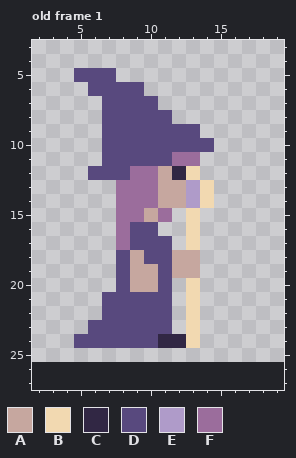
Two states of a pixel-art file, assets/images/scratch/wizard.aseprite. This is how it looked before the edit.
20x26 pixels, 1 frame. Shown: old frame 1: x 2..19, y 3..27. The old version is drawn lined up with the new one, on the new canvas. The commit also changed other frames, which this record leaves out.
Palette (. is transparent): A #c6a79f  B #f2d9b1  C #312744  D #58497e  E #af9bc9  F #9b6d9c
Pixels before, old frame 1, first column x 5:
 5 DDD.......
 6 .DDDD.....
 7 ..DDDD....
 8 ..DDDDD...
 9 ..DDDDDDD.
10 ..DDDDDDDD
11 ..DDDDDFF.
12 .DDDFFACB.
13 ...FFFAAEB
14 ...FFFAAEB
15 ...FFAF.B.
16 ...FDD..B.
17 ...FDDD.B.
18 ...DADDAA.
19 ...DAADAA.
20 ...DAAD.B.
21 ..DDDDD.B.
22 ..DDDDD.B.
23 .DDDDDD.B.
24 DDDDDDCCB.
After the commit:
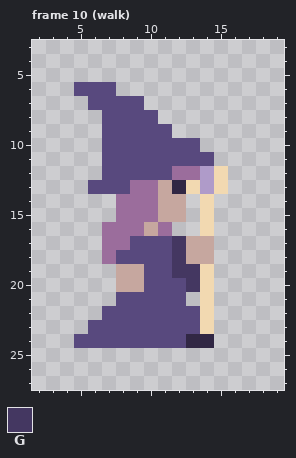
Colours new in this view: G #443761
A new or re-ordered frame is compared with the old frame closest to it.
Changes in this commit:
canvas 20x26 -> 22x28
frames 1 -> 25
Frame 10 (walk) is new; against old frame 1:
y 5: x 5..7 DDD -> ...
y 6: x 5 . -> D; x 8..9 DD -> ..
y 7: x 6 . -> D; x 10 D -> .
y 8: x 11 D -> .
y 9: x 12..13 DD -> ..
y 10: x 14 D -> .
y 11: x 12..14 FF. -> DDD
y 12: x 6 D -> .; x 9..15 FFACB.. -> DDDFFEB
y 13: x 6..8 ..F -> DDD; x 12..15 AEB. -> CBEB
y 14: x 13 E -> .
y 15: x 10..14 AF.B. -> FAA.B
y 16: x 7 . -> F; x 9..11 DD. -> FAF; x 13..14 B. -> .B
y 17: x 7 . -> F; x 12..14 .B. -> GAA
y 18: x 7 . -> F; x 9 A -> D; x 12 A -> G; x 14 . -> A
y 19: x 8 D -> A; x 10 A -> D; x 12..14 AA. -> GGB
y 20: x 8 D -> A; x 10 A -> D; x 12..14 .B. -> DGB
y 21: x 7 D -> .; x 12..14 .B. -> D.B
y 22..23: x 12..14 .B. -> DDB
y 24: x 11..14 CCB. -> DDCC
